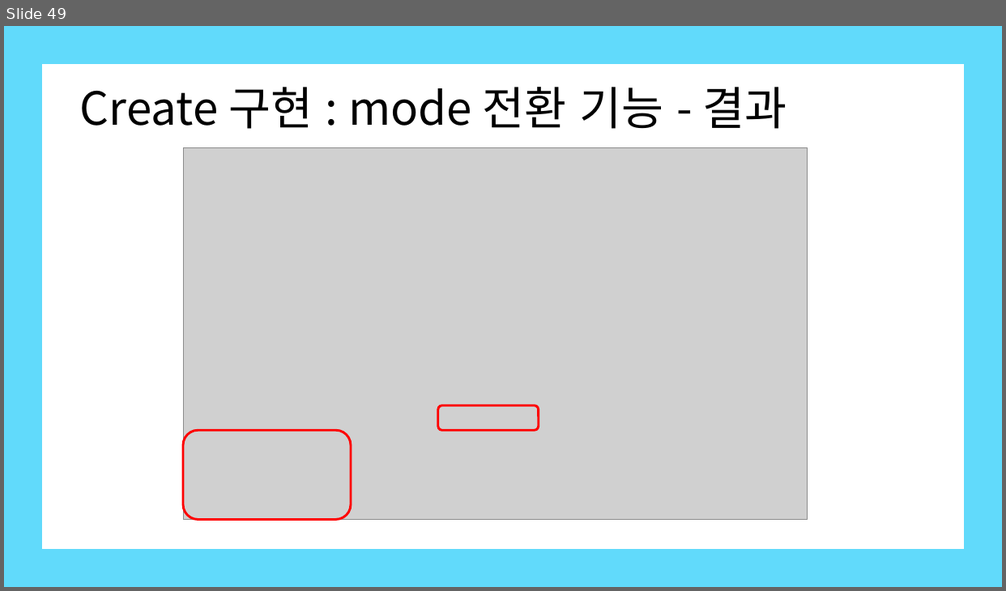
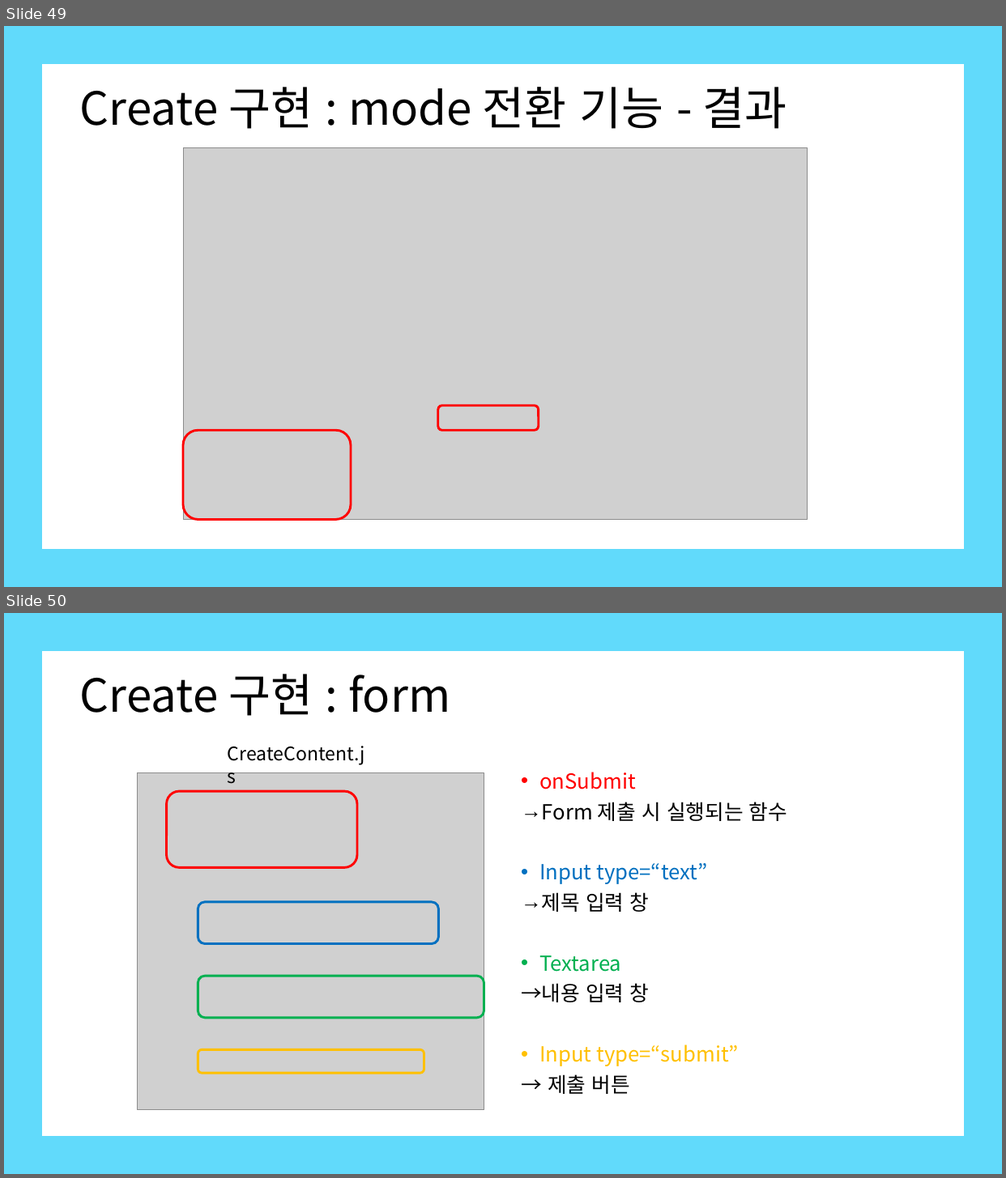
Before and after one commit to Kim-Ha-Jeong/ReactStudy, a slide deck: 생활코딩 - react.pptx. Shown one above the other, each under a label of ours: slide 49 before the commit, slides 49 and 50 after it. The pictures are 1006x591 and 1006x1178 pixels, drawn with LibreOffice and Linux fonts; fonts in the diff are those of the drawing; grey boxes stand for pictures. Boxes give left, top, right and bottom in pixels: in the first picture for what was removed or moved away, otherwise in the second. Text is boxed around its words. In the diff, an @@ line names an element or a change of style, - is before the commit and + after.

```diff
--- a/생활코딩 - react.pptx
+++ b/생활코딩 - react.pptx
@@ slide 50 added at (4, 613, 1002, 1174), background #FFFFFF @@
@@ title added at (80, 674, 450, 716), 44 pt, text #000000 @@
+Create 구현 : form
@@ text added at (228, 746, 365, 765), 18 pt, text #000000 @@
+CreateContent.js
@@ picture added at (138, 773, 484, 1110) @@
@@ text added at (521, 772, 787, 1094), 20 pt, text #000000 @@
+• onSubmit
+→ Form 제출 시 실행되는 함수
+• Input type=“text”
+→ 제목 입력 창
+• Textarea
+→내용 입력 창
+• Input type=“submit”
+→ 제출 버튼
@@ rounded rectangle added at (167, 791, 357, 867), outline #FF0000 2.25 pt @@
@@ rounded rectangle added at (198, 902, 438, 944), outline #0070C0 2.25 pt @@
@@ rounded rectangle added at (198, 976, 484, 1018), outline #00B050 2.25 pt @@
@@ rounded rectangle added at (198, 1050, 424, 1073), outline #FFC000 2.25 pt @@
@@ group added at (4, 613, 1002, 1174): 4 rectangles @@
```
Also in this commit, not shown: 16 other slides added, 4 other files.
